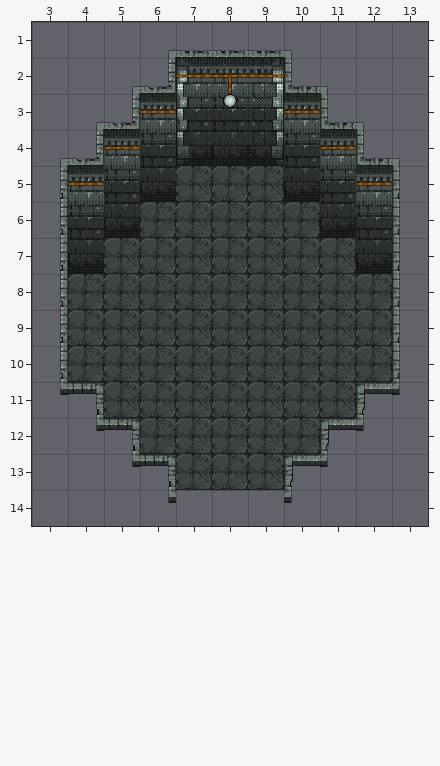
A Tiled map gets an edit: gem/Assets/TileD/1_office/1_office.tmx. The picture above is the old version.
Cells are 48x48 px. Shown: x 3..13, y 1..14.
After:
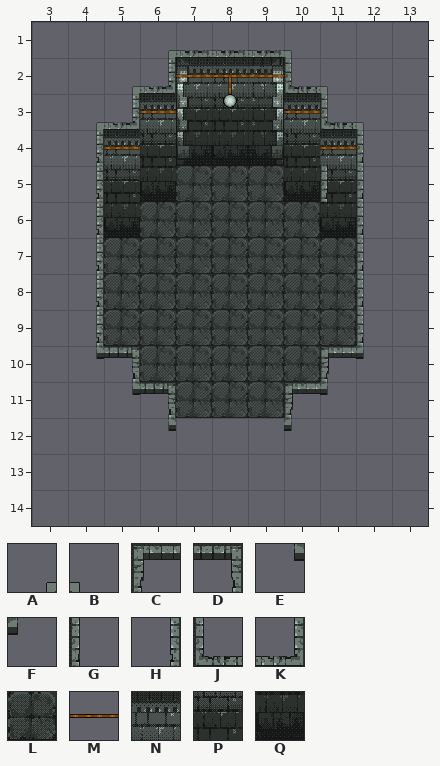
Key: from "Katos_tiles_1": A 3, B 5, C 23, D 25, E 35, F 37, G 39, H 41, J 55, K 57, L 67, M 78, N 102, P 118, Q 134.
_ is an empty cell.
Tiles replaced or removed in this view: A, B, C, D, E, F, G, H, J, K, L, M, N, P, Q.
From old to new:
Changed rows in their new state; . is an unchanged cell.
Layer "1_floor":
first column x 4:
 8 _......._
 9 _......._
10 __.....__
11 .__...__.
12 .._____..
13 ...___...
Layer "1_walls":
first column x 4:
 5 _......._
 6 _......._
 7 _......._
Layer "1_details":
first column x 4:
 5 _......._
Layer "1_enclosure":
first column x 3:
 4 _H.......G_
 5 _H......GG_
 6 _H.......G_
 7 _H.......G_
 8 _H.......G_
 9 _H.......G_
10 _ED.....CF_
11 __ED...CF__
12 .__E...F__.
13 ..__...__..
14 ..._..._...
Where, in picture pixels (left, top, right, bottom), the same in both pictures:
changed: (60, 156, 400, 503)
